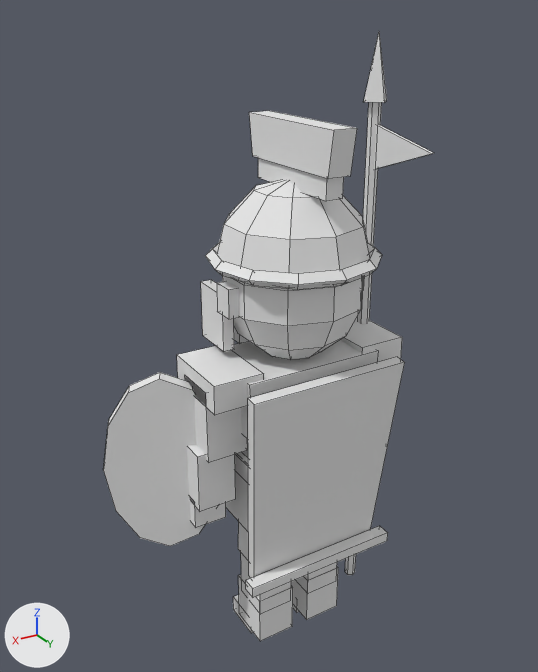
A saved change to the Blender file art_source/blender/units/blend/byzantines/spearman_a3.blend.
Both versions are drawn from a 50 mm camera at (1.3, 2.01, 2.29) aimed at (0.07, -0.04, 1.27). Lighting does not change. The marker at lower left points along +X, +Y and +Z. The older version comes first. Mesh edges are drawn as thin lines.

Objects in the first picture: 'Body'.
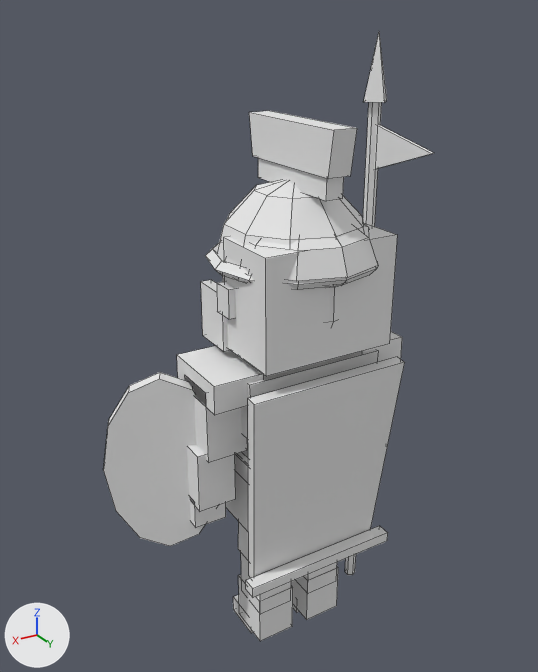
What differs and where, as boxes [x1, y1, x2, y2] in the pictures (538 x 672 px):
part 1 of me_body, added: after [224, 223, 397, 376]
part 2 of me_body, added: after [251, 224, 378, 281]

The change, as a list of edits to the scene's bpy script:
```text
Change me_body:
    used by ob_body; location = (0.0, 0.0, 0.0)
    remove me_body.from_pydata(...)  # 484 vertices, 403 faces; spans x -0.41..0.67, y -0.29..0.29, z 0.0..2.25
    add me_body.from_pydata(...)  # 523 vertices, 440 faces; spans x -0.41..0.67, y -0.29..0.3, z 0.0..2.25
    me_body part 1: a new loose piece, a box spanning x -0.25..0.25, y -0.03..0.23, z 1.27..1.65, in mat_pe_unitpalette (its picture is missing)
    me_body part 2: the loose piece of 31 vertices spanning x -0.26..0.26, y -0.27..0.27, z 1.54..1.82 is copied, and the copy is scaled about its middle by (0.963, 0.926, 0.607), then moved by (0.0, 0.05, -0.03); it spans x -0.25..0.25, y -0.2..0.3, z 1.57..1.74
```
